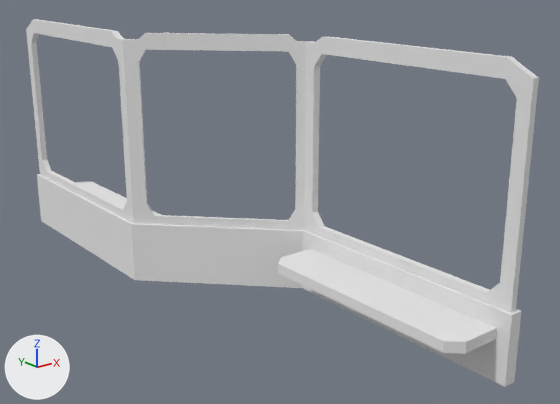
The Blender file Blender Moderls/Level 5 Abandoned station/L5_Bench_Station.blend: old version first, new version second.
Both versions are drawn from a 50 mm camera at (-3.39, -5.01, 2.59) aimed at (0.32, -0.37, 0.74). Every picture has the same lights, and +X, +Y and +Z are marked at lower left.

The first picture shows 'L5_BenchStation'.
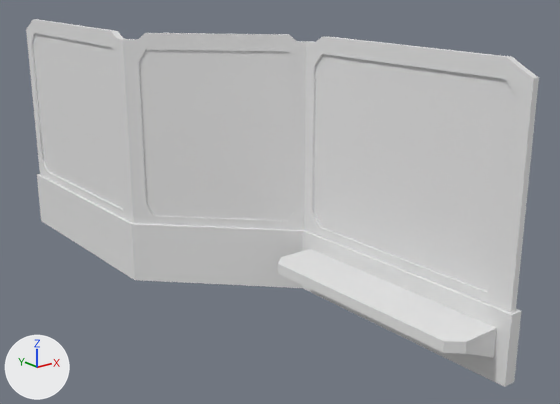
The edits, one by one:
Mesh me_l5_benchstationposter is new.
It has 48 vertices, 18 faces and spans x -0.51..0.51, y -2.38..2.38, z 0.57..1.93.
Object 'L5_BenchStationPoster' (ob_l5_benchstationposter) is new; it shows me_l5_benchstationposter.
Its location is (0.0, 0.0, 0.0).

Where the change shows, as pixel boxes (x1, y1, x2, y2) in the pictures (560 x 404 px):
'L5_BenchStationPoster', added
    after: (33, 33, 517, 291)
